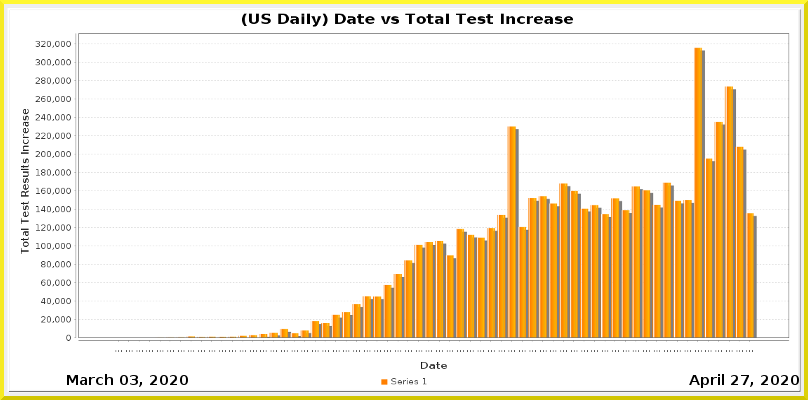
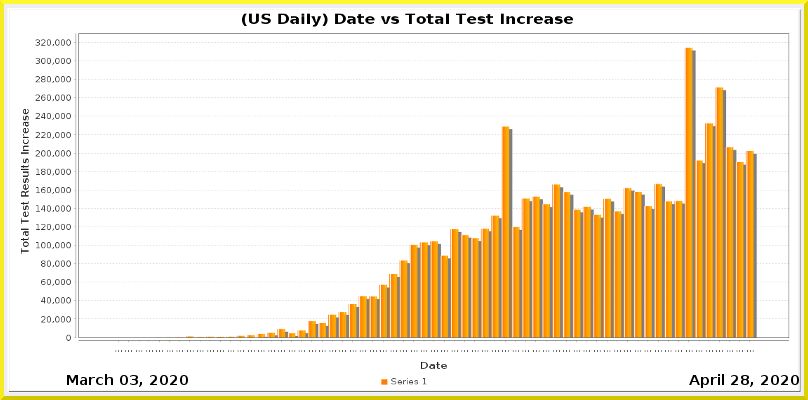
Two versions of the same layered image (w=808, h=400). Layer-by-layer changes:
painted on "Current Date" over [left=741, top=375, right=749, bottom=385]
painted on "Date_vs_TestIncrease.png" over [left=35, top=39, right=789, bottom=352]
